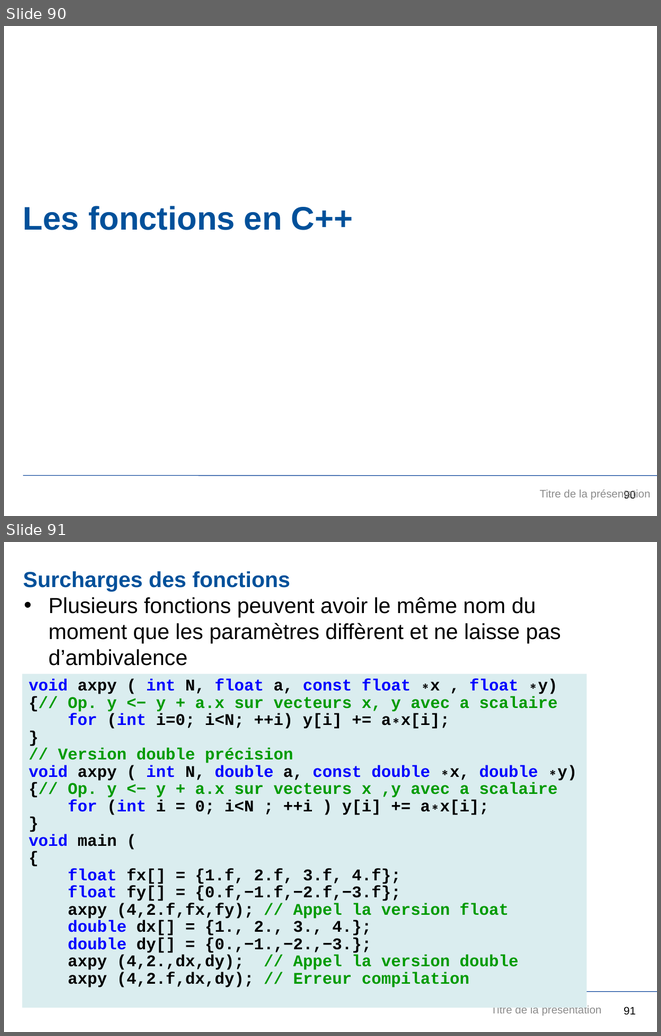
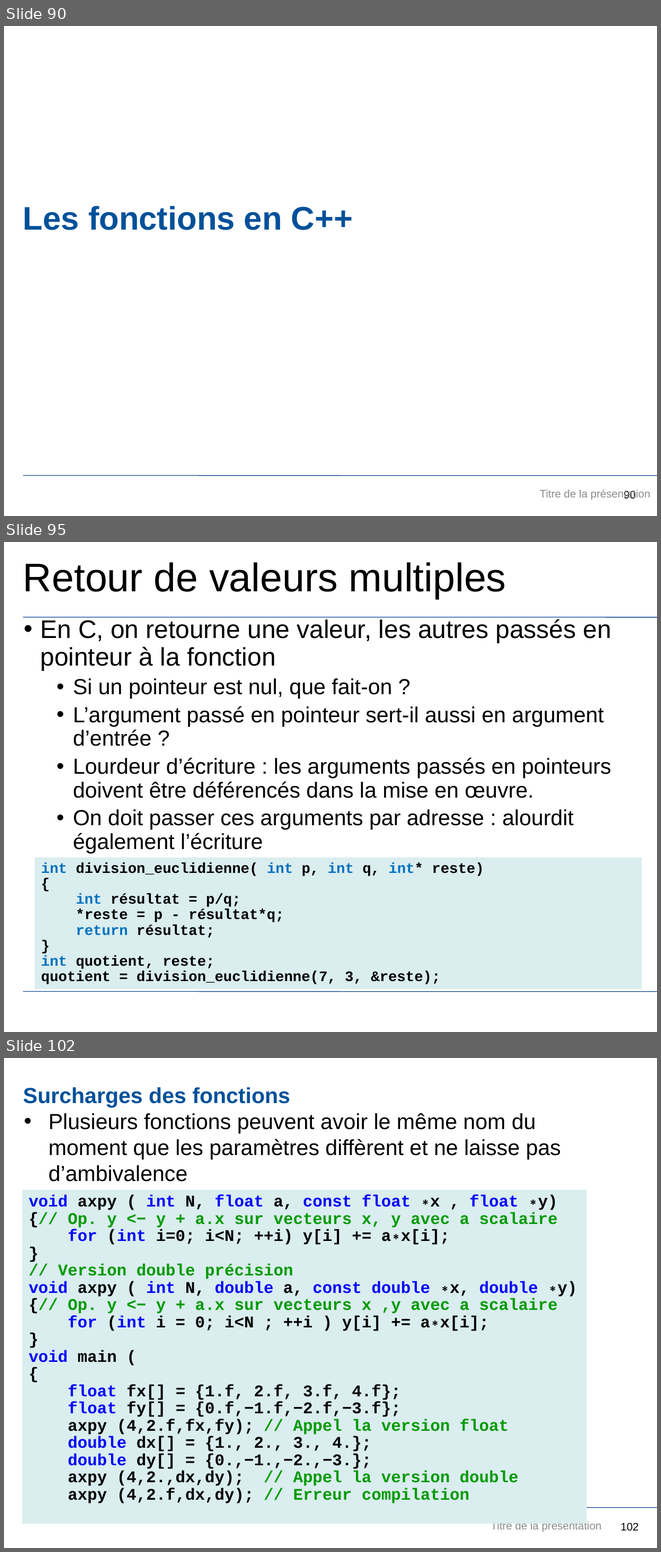
Before and after one commit to JuvignyEnsta/C-2020, a slide deck: Transparents/InitiationCpp.pptx. Shown one above the other, each under a label of ours: slides 90 and 91 before the commit, slides 90, 95 and 102 after it; the slides between them are not shown. The pictures are 661x1036 and 661x1552 pixels, drawn with LibreOffice and Linux fonts; fonts in the diff are those of the drawing; background and template pictures are left out. Boxes give left, top, right and bottom in pixels: in the first picture for what was removed or moved away, otherwise in the second. Text is boxed around its words. In the diff, an @@ line names an element or a change of style, - is before the commit and + after.

```diff
--- a/Transparents/InitiationCpp.pptx
+++ b/Transparents/InitiationCpp.pptx
@@ slide 95 added at (4,542,657,1032), background #FFFFFF; not listed: 1 template element that a slide beside it also shows @@
@@ title added at (23,562,506,599), 44 pt, text #000000 @@
+Retour de valeurs multiples
@@ line added from (23, 617) to (657, 617), #11489C 0.75 pt @@
@@ text added at (40,619,611,853), 24 pt, text #000000 @@
+• En C, on retourne une valeur, les autres passés en pointeur à la fonction
+  • Si un pointeur est nul, que fait-on ?
+  • L’argument passé en pointeur sert-il aussi en argument d’entrée ?
+  • Lourdeur d’écriture : les arguments passés en pointeurs doivent être déférencés dans la mise en œuvre.
+  • On doit passer ces arguments par adresse : alourdit également l’écriture
@@ rectangle added at (35,857,642,989), fill #DAEDEF, 16 pt, text #000000, bold @@
+int division_euclidienne( int p, int q, int* reste)
+{
+int résultat = p/q;
+*reste = p - résultat*q;
+return résultat;
+}
+int quotient, reste;
+quotient = division_euclidienne(7, 3, &reste);
@@ what was slide 91 is now slide 102 @@
@@ page number at (620,1522,638,1531): text changed @@
-91
+102
```
Also in this commit, not shown: 5 slides changed, 9 other slides added, 5 other files.
